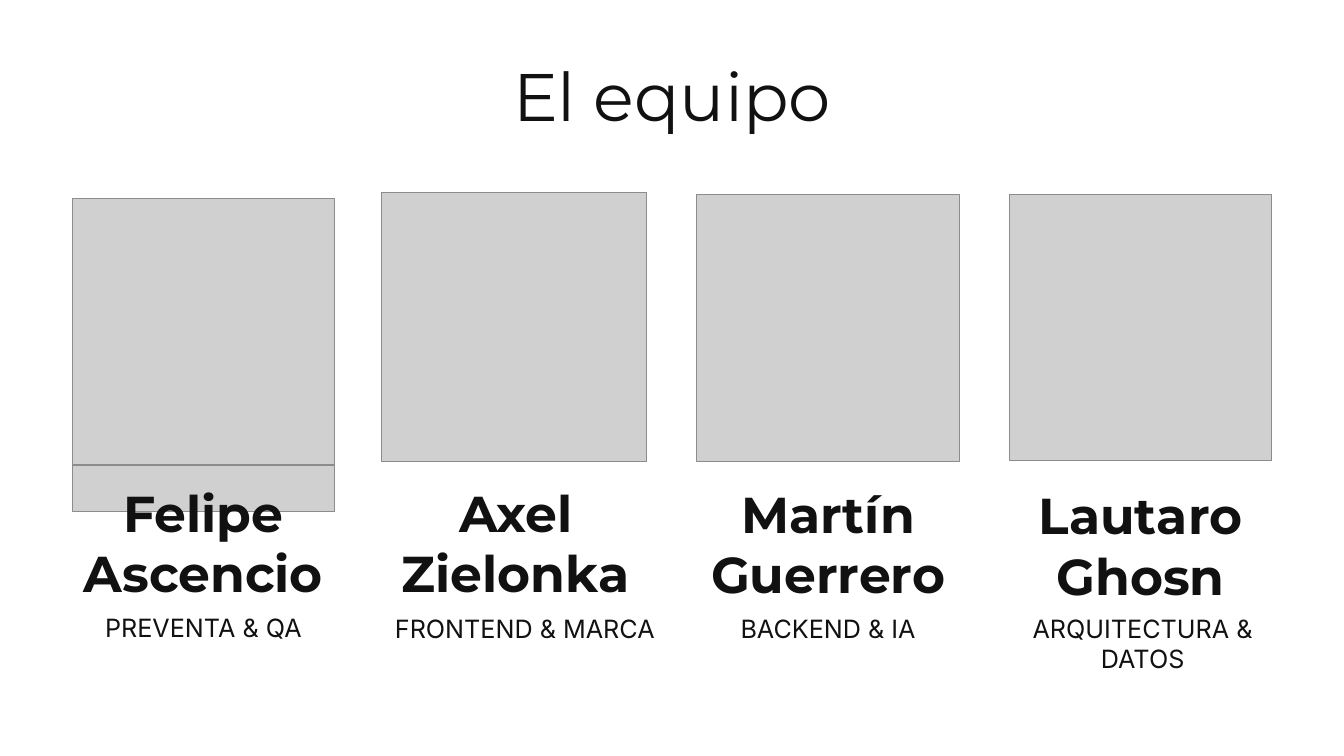
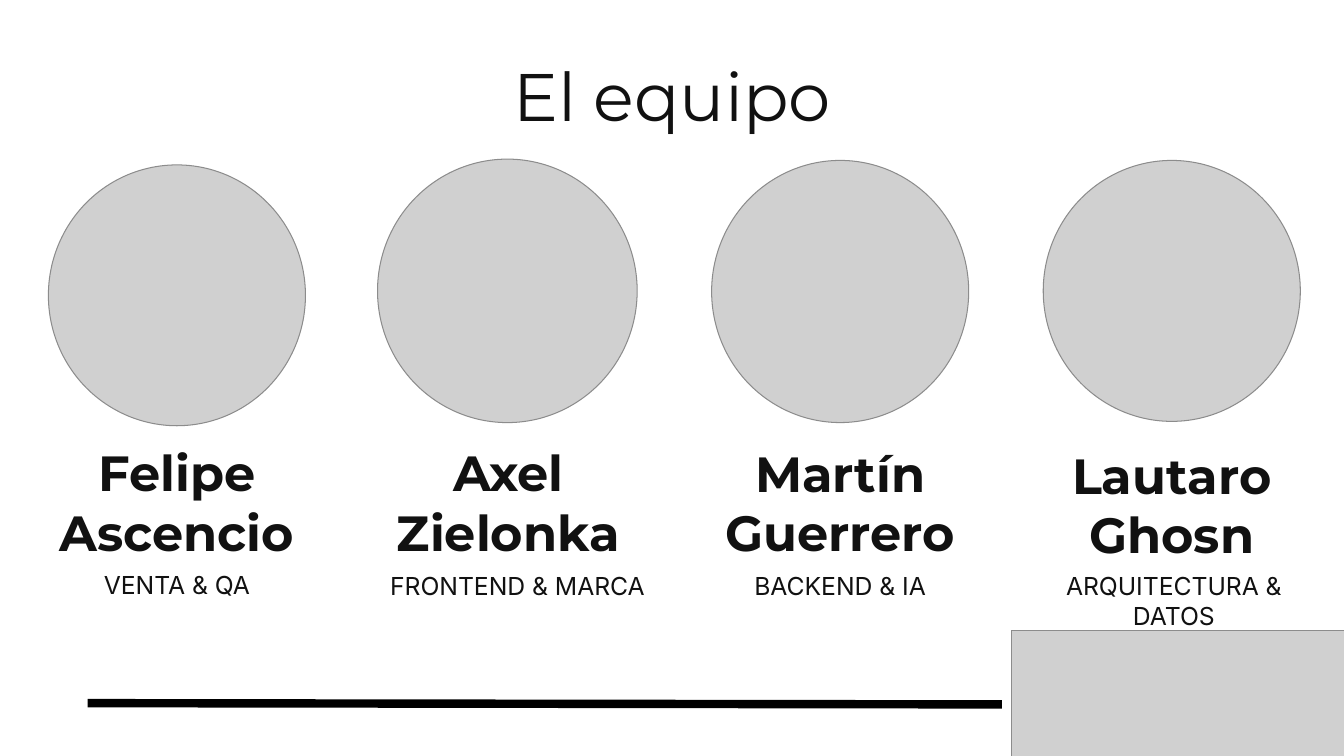
Before and after one commit to TrabajoProfesional-AGGZ/documentacion, a slide deck: slide 3 of entrega_final/defensa/Presentacion_SocioUnido.pptx. Drawn at 1344x756 pixels with LibreOffice and Linux fonts; fonts in the diff are those of the drawing; grey boxes stand for pictures; background and template pictures are left out. Boxes give left, top, right and bottom in pixels: in the first picture for what was removed or moved away, otherwise in the second. Text is boxed around its words. In the diff, an @@ line names an element or a change of style, - is before the commit and + after.

```diff
--- a/entrega_final/defensa/Presentacion_SocioUnido.pptx
+++ b/entrega_final/defensa/Presentacion_SocioUnido.pptx
@@ picture: place and size @@
-picture at [73,199,335,465]
+picture at [48,165,306,426]
@@ picture: place and size @@
-picture at [382,193,647,462]
+picture at [378,159,638,422]
@@ picture: place and size @@
-picture at [697,195,959,463]
+picture at [712,160,969,422]
@@ picture: place and size @@
-picture at [1009,195,1271,461]
+picture at [1044,160,1301,421]
@@ picture removed at [73,249,335,511] @@
@@ text "Felipe Ascencio": place and size @@
-text "Felipe Ascencio" at [84,492,323,593]
+text "Felipe Ascencio" at [60,452,294,552]
@@ text "Axel Zielonka": place and size @@
-text "Axel Zielonka" at [402,494,630,593]
+text "Axel Zielonka" at [397,454,620,552]
@@ text "Martín Guerrero": place and size @@
-text "Martín Guerrero" at [711,495,945,594]
+text "Martín Guerrero" at [725,455,954,552]
@@ size 36 to 35.3 pt in 4 elements at [397,454,620,552], [725,455,954,552], [60,452,294,552], [1072,459,1272,554] @@
@@ text "Lautaro Ghosn": place and size @@
-text "Lautaro Ghosn" at [1039,498,1243,596]
+text "Lautaro Ghosn" at [1072,459,1272,554]
@@ text at [104,575,250,596]: text changed; size 18 to 17.6 pt @@
-PREVENTA & QA
+VENTA & QA
@@ text "FRONTEND & MARCA": place and size @@
-text "FRONTEND & MARCA" at [395,619,655,639]
+text "FRONTEND & MARCA" at [390,576,645,596]
@@ text "BACKEND & IA": place and size @@
-text "BACKEND & IA" at [741,619,915,639]
+text "BACKEND & IA" at [754,576,926,596]
@@ size 18 to 17.6 pt in 3 elements at [390,576,645,596], [754,576,926,596], [1066,576,1259,626] @@
@@ text "ARQUITECTURA & DATOS": place and size @@
-text "ARQUITECTURA & DATOS" at [1033,619,1230,669]
+text "ARQUITECTURA & DATOS" at [1066,576,1259,626]
@@ picture added at [1012,631,1344,756] @@
@@ line added from (88, 704) to (1002, 705), #000000 6 pt @@
```
Also in this commit, not shown: 7 other slides changed, 4 slides added, 3 slides removed, 2 other files.
